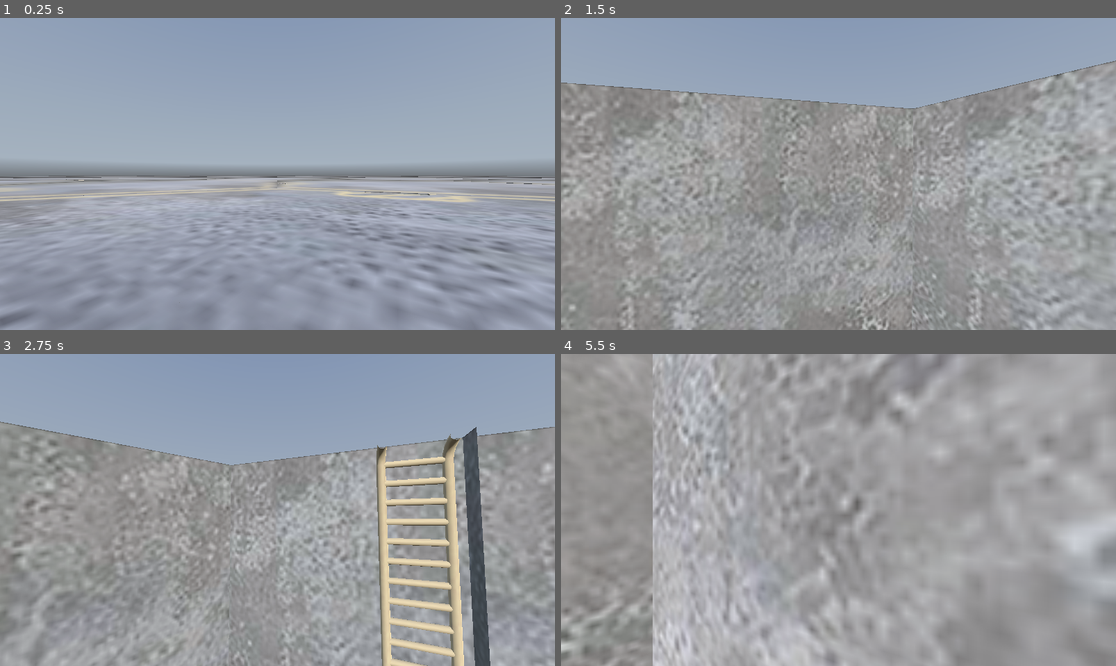
Above: before the commit, frames 1-4 (two rows, left to right).
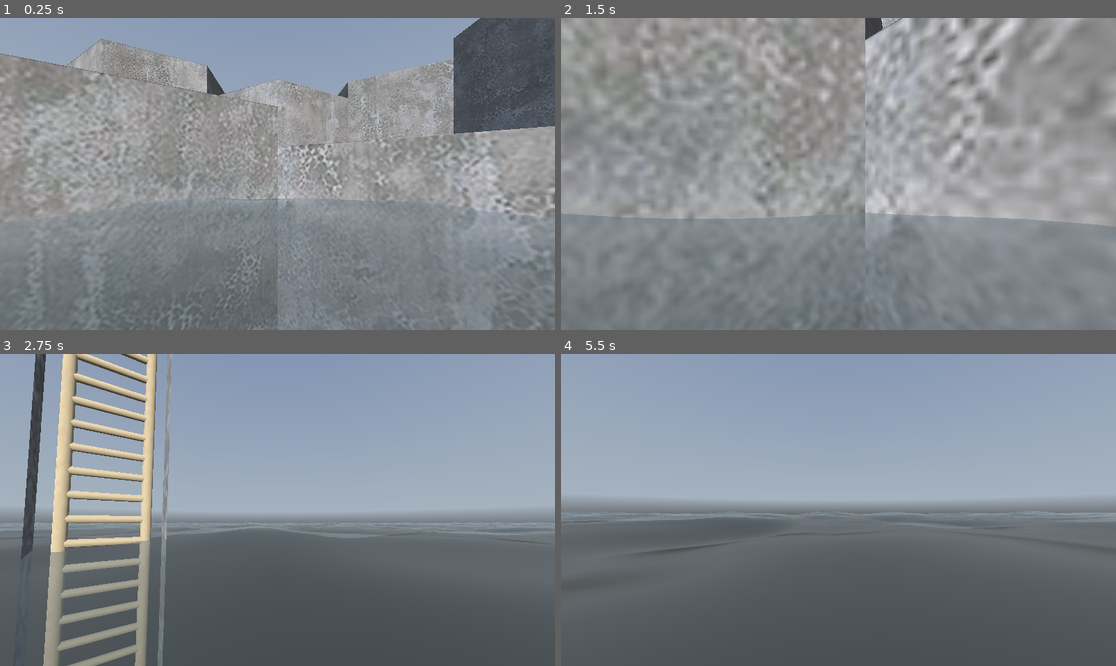
Above: after the commit, the same moments.

Repository: dairycultist/maltigi-run
Game: Godot game, scene res://world.tscn
Same seed, same stepped clock (60 frames per second), same inputs: the game is played once before the commit and once after it. A sky picture missing from this copy of the repository is replaced by a grey-blue gradient.
Inputs (mouse positions are in pixels of both pictures, inside the frame that each line leads up to):
- Up to frame 1 (0.25 s): no input
- Up to frame 2 (1.5 s): move the mouse to (866, 174) at 0.52 s; hold Shift (crouch) 0.53-1.28 s; hold Up (walk_up) from 0.53 s (still down); tap Space (jump) at 0.77 s; move the mouse to (810, 174) at 1.27 s; tap F (toggle_fly) at 1.35 s
- Up to frame 3 (2.75 s): keep holding Up (walk_up); tap Space (jump) at 1.52 s; move the mouse to (288, 503) at 2.02 s; hold Shift (crouch) from 2.03 s (still down)
- Up to frame 4 (5.5 s): keep holding Up (walk_up); move the mouse to (832, 516) at 2.77 s; release Shift (crouch) at 2.78 s; tap F (toggle_fly) at 2.85, 4.35 s; tap Space (jump) at 3.02, 3.77, 4.52 s; move the mouse to (877, 513) at 3.52 s; hold Shift (crouch) 3.53-4.28 s; move the mouse to (794, 506) at 4.27 s; move the mouse to (844, 510) at 5.02 s; hold Shift (crouch) from 5.03 s (still down)

The runs differ from the first frame. In frame 1, 66% of the frame differs, in the area x 0-100%, y 0-100%; in frame 2, 52%; in frame 3, 66%; in frame 4, 83%.

Commit message:
Clean up code; Add water floor

Diff:
--- a/platform_placer.gd
+++ b/platform_placer.gd
@@ -4,7 +4,7 @@
 const DIAMETER_TO_HEIGHT = sqrt(3) / 2.0
 
 @export var hex_diameter := 17.32
-@export var map_size := 7
+@export var map_size := 3
 
 func _ready() -> void:
 
@@ -13,14 +13,17 @@
 	for x in range(1 - map_size, map_size):
 		for z in range(1 - map_size, map_size):
 
+			# circularize
 			if abs(x + z) >= map_size and abs(x - z) <= map_size - 2:
 				continue
 
 			var platform = PLATFORM.instantiate()
 			add_child(platform)
+
+			# place platform
 			platform.position = Vector3(
 				(x + z * 0.5) * hex_diameter,
-				0, #random.randf_range(3.0, 20.0),
+				random.randi_range(1, 10) * 2,
 				z * hex_diameter * DIAMETER_TO_HEIGHT
 			)
 			platform.rotation = Vector3(0, PI / 3.0 * random.randi_range(0, 6), 0)
--- a/world.tscn
+++ b/world.tscn
@@ -31,6 +31,8 @@
 shader_parameter/Noise = SubResource("NoiseTexture3D_aqk2v")
 shader_parameter/Color = Color(0.12724, 0.196513, 0.138541, 1)
 
+[sub_resource type="WorldBoundaryShape3D" id="WorldBoundaryShape3D_aqk2v"]
+
 [node name="World" type="Node3D"]
 
 [node name="Player" type="CharacterBody3D" parent="." node_paths=PackedStringArray("camera")]
@@ -51,10 +53,17 @@
 [node name="WorldEnvironment" type="WorldEnvironment" parent="."]
 environment = ExtResource("2_tlwt5")
 
-[node name="Water" type="MeshInstance3D" parent="."]
+[node name="PlatformPlacer" type="Node3D" parent="."]
+script = ExtResource("6_dwbse")
+
+[node name="Water" type="StaticBody3D" parent="."]
+
+[node name="Mesh" type="MeshInstance3D" parent="Water"]
 transform = Transform3D(1, 0, 0, 0, 1, 0, 0, 0, 1, 0, -1, 0)
 mesh = SubResource("QuadMesh_f3sb7")
+skeleton = NodePath("../..")
 surface_material_override/0 = SubResource("ShaderMaterial_tlwt5")
 
-[node name="PlatformPlacer" type="Node3D" parent="."]
-script = ExtResource("6_dwbse")
+[node name="CollisionShape3D" type="CollisionShape3D" parent="Water"]
+transform = Transform3D(1, 0, 0, 0, 1, 0, 0, 0, 1, 0, -1.5, 0)
+shape = SubResource("WorldBoundaryShape3D_aqk2v")
Not shown: 1 places in world.tscn that only renumber resources
